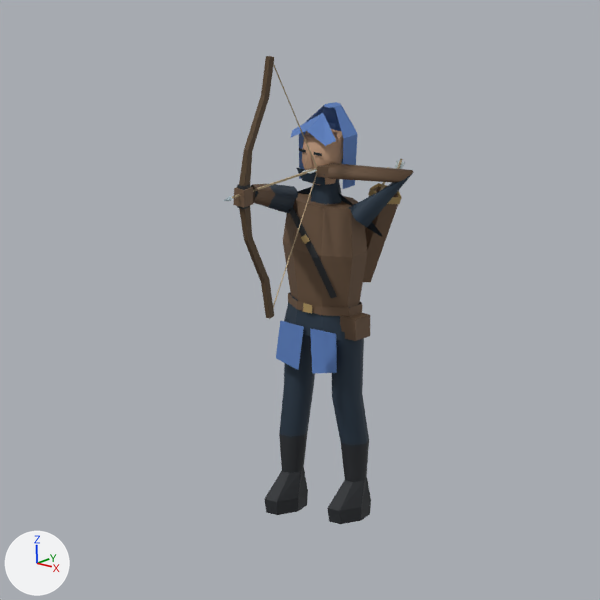
Two versions of the Blender file assets/blender/human-archer.blend, one commit apart.
One viewpoint serves both versions: the file's camera 'Archer Study Camera'. Arrows for +X, +Y and +Z are at lower left; the lights stay in place. The picture after the commit comes second.

In view in the first picture: 'Refined body.001', 'Refined legL.001', 'Refined legR.001', 'Refined nock', 'Refined weapon.001'.
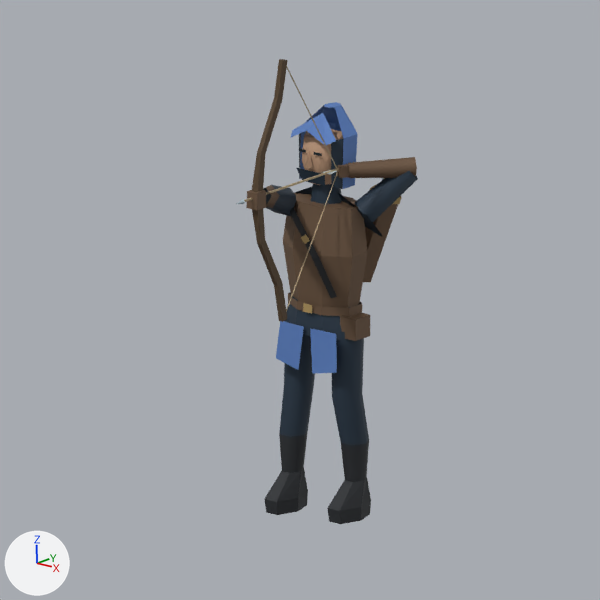
Where the change shows, as pixel boxes [x1, y1, x2, y2] in the pictures (600 x 600 px; the box of a moved part takes in the faces that stretch with it):
'Refined weapon.001', reshaped
    before: [233, 56, 414, 319]
    after: [246, 59, 418, 322]
'Refined nock', reshaped (8% wider)
    before: [223, 168, 317, 201]
    after: [236, 169, 338, 204]
part 1 of me_archer_weapon_001, moved or reshaped
    before: [233, 187, 253, 207]
    after: [246, 190, 266, 210]
part 2 of me_archer_weapon_001, moved or reshaped
    before: [239, 56, 274, 319]
    after: [252, 59, 287, 322]
part 3 of me_archer_weapon_001, moved or reshaped
    before: [273, 173, 317, 308]
    after: [286, 171, 338, 312]
part 4 of me_archer_weapon_001, moved or reshaped
    before: [273, 65, 317, 168]
    after: [287, 67, 338, 169]
part 5 of me_archer_weapon_001, rebuilt (31% narrower, 7% taller)
    before: [250, 184, 298, 213]
    after: [263, 185, 296, 216]
part 6 of me_archer_weapon_001, rebuilt
    before: [328, 163, 414, 227]
    after: [354, 171, 418, 223]
part 7 of me_archer_weapon_001, deleted
    before: [317, 164, 330, 178]
part 8 of me_archer_weapon_001, deleted
    before: [237, 184, 250, 209]
part 9 of me_archer_weapon_001, added
    after: [299, 133, 417, 189]
part 10 of me_archer_nock_001, moved or reshaped
    before: [231, 168, 317, 199]
    after: [244, 169, 338, 202]
part 11 of me_archer_nock_001, moved or reshaped
    before: [223, 196, 232, 201]
    after: [236, 199, 245, 204]

What the commit changed:
me_archer_weapon_001 is used by ob_refined_weapon_001; parent ob_archer_refined; location (0.0, 0.0, 8.5).
me_archer_weapon_001 had 290 vertices, 154 faces and spanned x -2.17..3.62, y -5.58..2.34, z -0.1..10.83.
me_archer_weapon_001 now has 295 vertices, 153 faces and spans x -2.1..3.25, y -5.58..2.34, z -0.1..10.83.
me_archer_weapon_001 part 1: the loose piece of 8 vertices spanning x 0.09..0.61, y -5.58..-5.02, z 5.25..5.92 is moved by (0.65, 0.0, 0.0).
me_archer_weapon_001 part 2: the loose piece of 28 vertices spanning x 0.19..0.51, y -5.48..-3.56, z 0.37..10.83 is moved by (0.65, 0.0, 0.0).
me_archer_weapon_001 part 3: the loose piece of 6 vertices spanning x 0.33..0.37, y -3.71..-0.83, z 0.39..5.61 is scaled about its middle by (1, 1.15, 1), then moved by (0.65, 0.22, 0.0).
me_archer_weapon_001 part 4: the loose piece of 6 vertices spanning x 0.33..0.37, y -3.72..-0.84, z 5.59..10.81 is scaled about its middle by (1, 1.15, 1), then moved by (0.65, 0.21, 0.0).
me_archer_weapon_001 part 5: the loose piece of 15 vertices spanning x -2.17..0.62, y -5.06..0.16, z 3.33..5.93 is rebuilt with 15 vertices and now spans x -2.03..1.25, y -5.08..-0.19, z 3.37..5.93.
me_archer_weapon_001 part 6: the loose piece of 15 vertices spanning x 0.57..3.62, y -0.85..1.32, z 3.43..5.92 is rebuilt with 10 vertices and now spans x 1.16..3.19, y -0.06..2.09, z 3.48..5.78, in mat_tlb_archer_cloth (dark blue #263747).
me_archer_weapon_001 part 7: the loose piece of 8 vertices spanning x 0.26..0.85, y -1.0..-0.43, z 5.37..5.83 is deleted.
me_archer_weapon_001 part 8: the loose piece of 8 vertices spanning x 0.19..0.51, y -5.48..-5.12, z 5.14..6.05 is deleted.
me_archer_weapon_001 part 9: 26 vertices added at x -1.12..3.25, y -0.55..2.11, z 4.85..6.88.
me_archer_nock_001 is used by ob_refined_nock; parent ob_archer_refined; location (0.0, 0.0, 8.5).
me_archer_nock_001 had 29 vertices, 12 faces and spanned x 0.12..0.58, y -6.55..-0.85, z 5.58..5.78.
me_archer_nock_001 now has 29 vertices, 12 faces and spans x 0.77..1.23, y -6.55..-0.42, z 5.58..5.78.
me_archer_nock_001 part 10: the loose piece of 8 vertices spanning x 0.32..0.38, y -6.1..-0.85, z 5.65..5.71 is scaled about its middle by (1, 1.08, 1), then moved by (0.65, 0.22, 0.0).
me_archer_nock_001 part 11: the loose piece of 5 vertices spanning x 0.21..0.49, y -6.55..-6.1, z 5.58..5.78 is moved by (0.65, 0.0, 0.0).
Other edits to the shape of me_archer_nock_001 do not show in these pictures.
